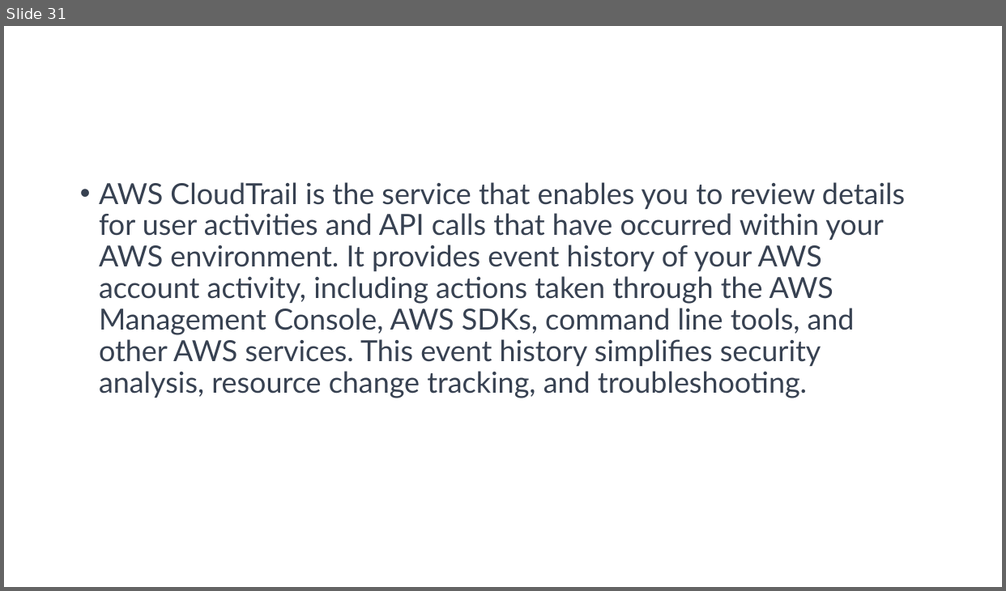
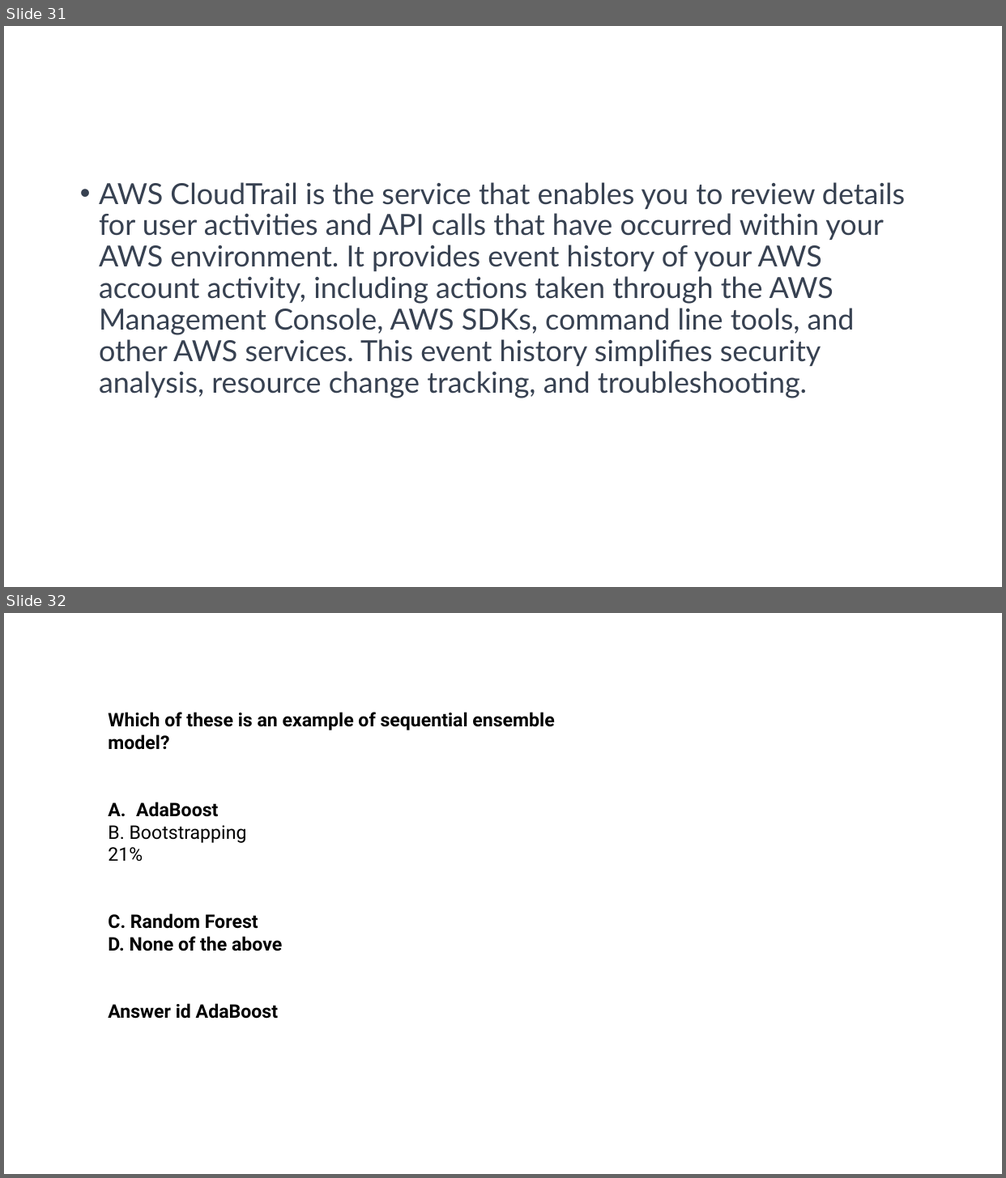
Before and after one commit to Saira55/Machine-Learning-Multiple-Choice-Questions, a slide deck: Machine Learning Quiz Question.pptx. Shown one above the other, each under a label of ours: slide 31 before the commit, slides 31 and 32 after it. The pictures are 1006x591 and 1006x1178 pixels, drawn with LibreOffice and Linux fonts; fonts in the diff are those of the drawing. Boxes give left, top, right and bottom in pixels: in the first picture for what was removed or moved away, otherwise in the second. Text is boxed around its words. In the diff, an @@ line names an element or a change of style, - is before the commit and + after.

```diff
--- a/Machine Learning Quiz Question.pptx
+++ b/Machine Learning Quiz Question.pptx
@@ slide 32 added at box(4, 613, 1002, 1174), background #FFFFFF @@
@@ text added at box(108, 712, 554, 1019), 18 pt, text #000000, bold @@
+Which of these is an example of sequential ensemble model?
+A. AdaBoost
+B. Bootstrapping
+21%
+C. Random Forest
+D. None of the above
+Answer id AdaBoost
```
Also in this commit, not shown: 6 other slides added.
